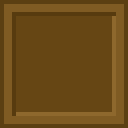
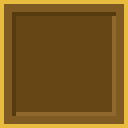
Layered file, before and after one edit (128x128). Changes by layer:
added layer "down" above "over" over [left=0, top=0, right=128, bottom=128]
added layer "over" above "casillero" over [left=0, top=0, right=128, bottom=128]
